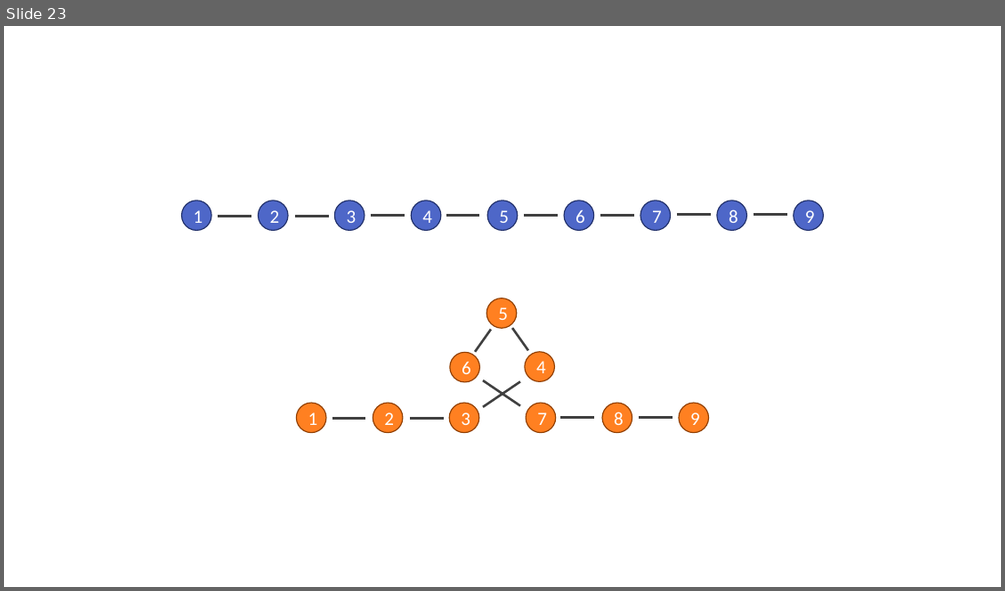
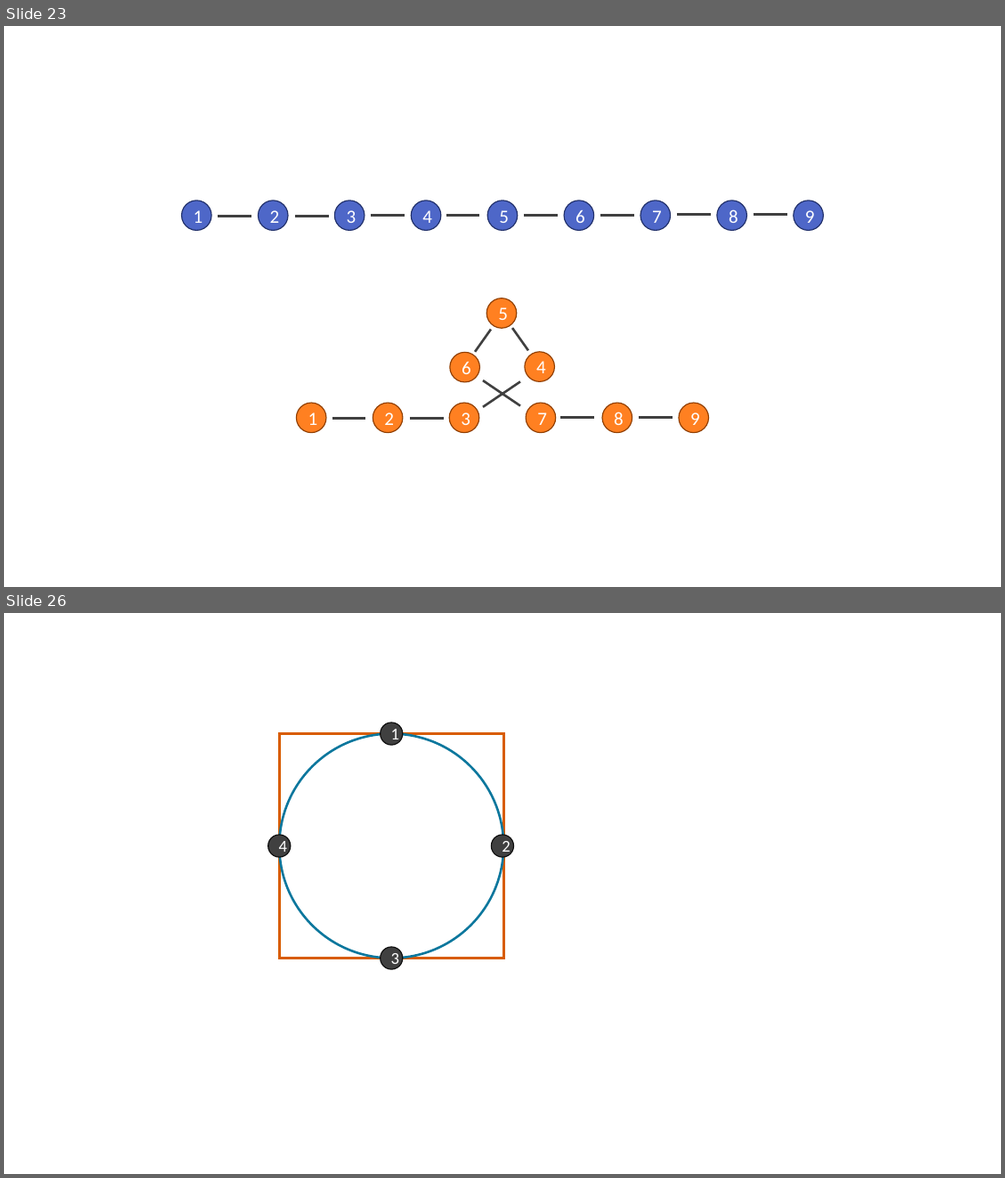
Before and after one commit to phcompeau/biological_modeling_course, a slide deck: figures/MMBS Figures.pptx. Shown one above the other, each under a label of ours: slide 23 before the commit, slides 23 and 26 after it; the slides between them are not shown. The pictures are 1005x591 and 1005x1178 pixels, drawn with LibreOffice and Linux fonts; fonts in the diff are those of the drawing. Boxes give left, top, right and bottom in pixels: in the first picture for what was removed or moved away, otherwise in the second. Text is boxed around its words. In the diff, an @@ line names an element or a change of style, - is before the commit and + after.

```diff
--- a/figures/MMBS Figures.pptx
+++ b/figures/MMBS Figures.pptx
@@ slide 26 added at (x1=4, y1=613, x2=1001, y2=1174), background #FFFFFF @@
@@ rectangle added at (x1=279, y1=733, x2=503, y2=957), outline #D85C00 2.25 pt @@
@@ ellipse added at (x1=279, y1=733, x2=503, y2=957), outline #0C779D 2.25 pt @@
@@ ellipse added at (x1=380, y1=722, x2=403, y2=745), fill #404040, outline #0D0D0D 1 pt, 16 pt, text #FFFFFF @@
+1
@@ ellipse added at (x1=268, y1=835, x2=291, y2=857), fill #404040, outline #0D0D0D 1 pt, 16 pt, text #FFFFFF @@
+4
@@ ellipse added at (x1=492, y1=835, x2=514, y2=857), fill #404040, outline #0D0D0D 1 pt, 16 pt, text #FFFFFF @@
+2
@@ ellipse added at (x1=380, y1=947, x2=403, y2=969), fill #404040, outline #0D0D0D 1 pt, 16 pt, text #FFFFFF @@
+3
```
Also in this commit, not shown: 2 other slides added.
